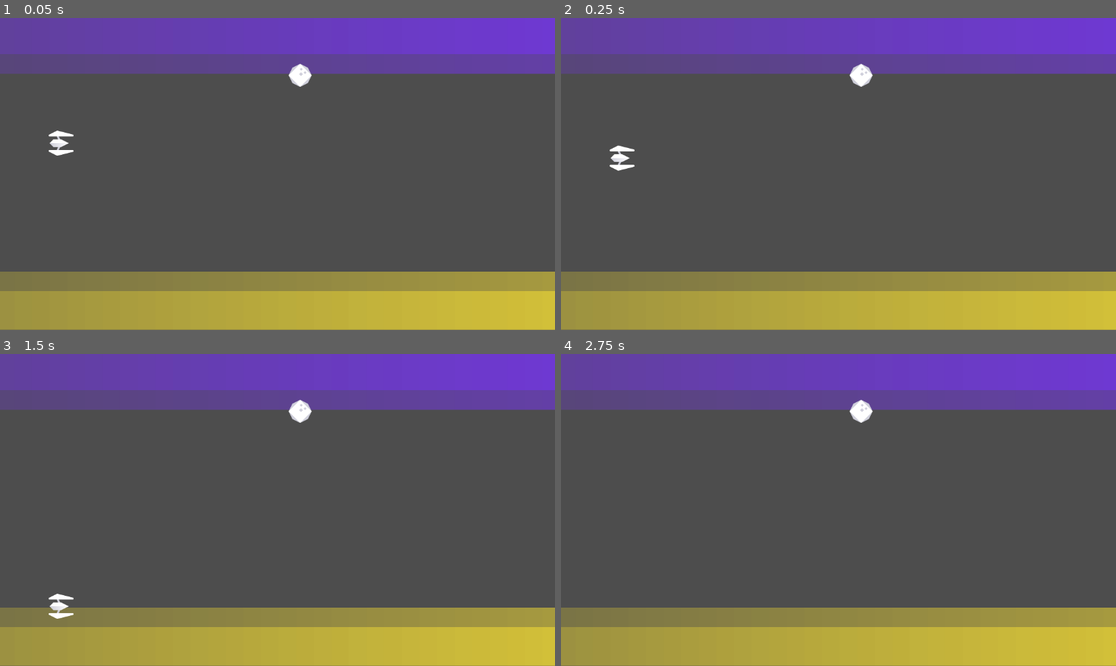
Above: before the commit, frames 1-4 (two rows, left to right).
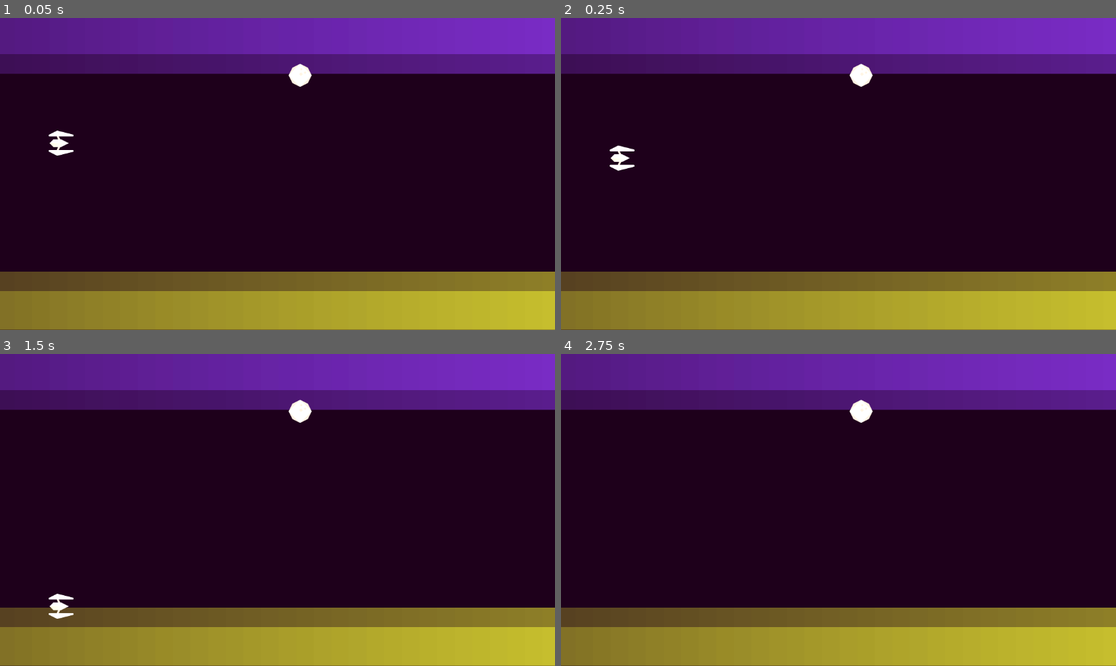
Above: after the commit, the same moments.

Repository: AidanNowa/GameDev_The_Challenge
Game: Godot game, scene res://scenes/world.tscn
Same seed, same stepped clock (60 frames per second), same inputs: the game is played once before the commit and once after it.
Inputs:
- Up to frame 1 (0.05 s): no input
- Up to frame 2 (0.25 s): no input
- Up to frame 3 (1.5 s): hold Right (ui_right) from 0.53 s (still down); tap Space (jump) at 0.77 s
- Up to frame 4 (2.75 s): tap Space (jump) at 1.52 s; release Right (ui_right) at 2.03 s; hold Left (ui_left) from 2.03 s (still down)

The runs differ from the first frame. In frame 1, 84% of the frame differs, in the area x 0-100%, y 0-100%; in frame 2, 84%; in frame 3, 84%; in frame 4, 84%.

Commit message:
end of day 1

Diff:
--- a/FlappyBird/scenes/world.tscn
+++ b/FlappyBird/scenes/world.tscn
@@ -9,6 +9,13 @@
 size = Vector2(1179, 122)
 
 [node name="World" type="Node2D"]
+
+[node name="Background" type="ColorRect" parent="."]
+offset_left = -8.0
+offset_top = -11.0
+offset_right = 1171.0
+offset_bottom = 661.0
+color = Color(0.0941176, 0, 0.101961, 1)
 
 [node name="BottomBeam" type="Area2D" parent="."]
 position = Vector2(16, 659)
@@ -44,3 +51,8 @@
 
 [node name="Pipe" parent="." instance=ExtResource("2_uabyl")]
 position = Vector2(623, 119)
+
+[node name="DirectionalLight2D" type="DirectionalLight2D" parent="."]
+position = Vector2(1181, 283)
+color = Color(0.976471, 0.717647, 0.160784, 1)
+energy = 0.25
